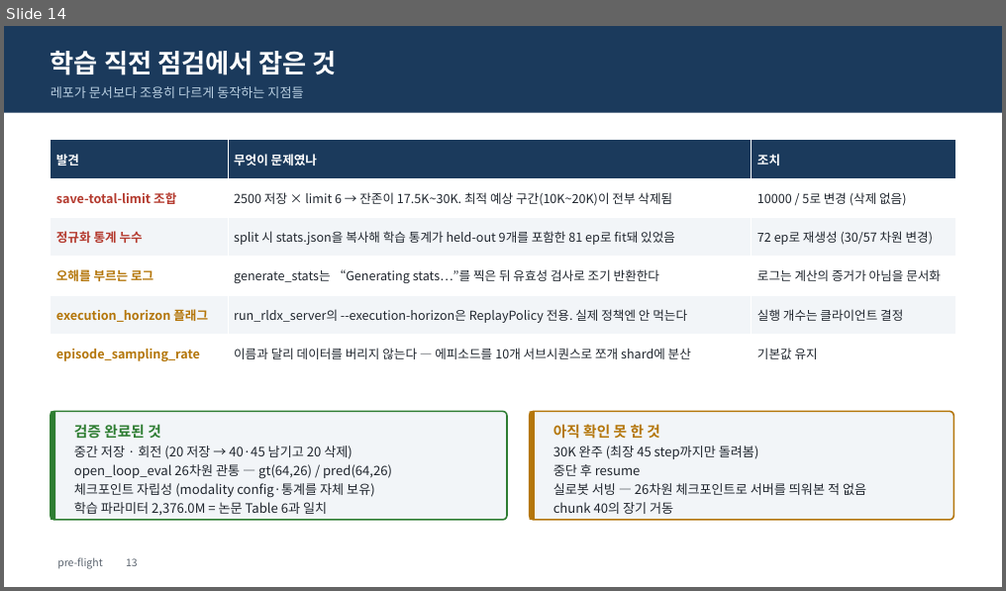
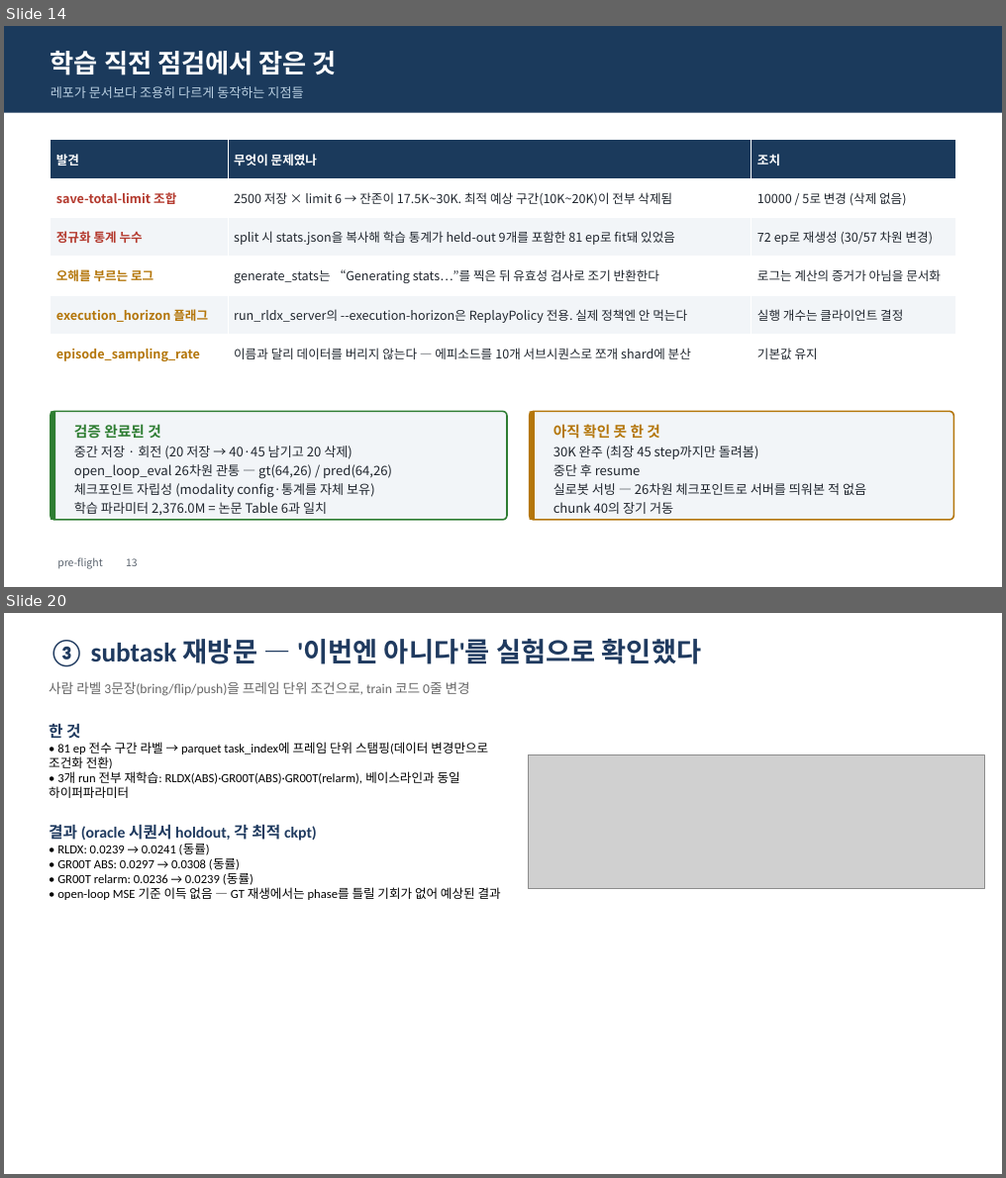
Before and after one commit to KimDoYoung1997/RLDX-1, a slide deck: FFW-SH5-0826-finetune-briefing.pptx. Shown one above the other, each under a label of ours: slide 14 before the commit, slides 14 and 20 after it; the slides between them are not shown. The pictures are 1006x591 and 1006x1178 pixels, drawn with LibreOffice and Linux fonts; fonts in the diff are those of the drawing; grey boxes stand for pictures. Boxes give left, top, right and bottom in pixels: in the first picture for what was removed or moved away, otherwise in the second. Text is boxed around its words. In the diff, an @@ line names an element or a change of style, - is before the commit and + after.

```diff
--- a/FFW-SH5-0826-finetune-briefing.pptx
+++ b/FFW-SH5-0826-finetune-briefing.pptx
@@ slide 20 added at (x1=4, y1=613, x2=1002, y2=1174), background #FFFFFF @@
@@ text added at (x1=49, y1=639, x2=701, y2=667), 26 pt, text #1F3A5F, bold @@
+③ subtask 재방문 — '이번엔 아니다'를 실험으로 확인했다
@@ text added at (x1=49, y1=681, x2=470, y2=696), 13 pt, text #666666 @@
+사람 라벨 3문장(bring/flip/push)을 프레임 단위 조건으로, train 코드 0줄 변경
@@ text added at (x1=49, y1=723, x2=501, y2=900), 12 pt, text #000000 @@
+한 것
+• 81 ep 전수 구간 라벨 → parquet task_index에 프레임 단위 스탬핑(데이터 변경만으로 조건화 전환)
+• 3개 run 전부 재학습: RLDX(ABS)·GR00T(ABS)·GR00T(relarm), 베이스라인과 동일 하이퍼파라미터
+결과 (oracle 시퀀서 holdout, 각 최적 ckpt)
+• RLDX: 0.0239 → 0.0241 (동률)
+• GR00T ABS: 0.0297 → 0.0308 (동률)
+• GR00T relarm: 0.0236 → 0.0239 (동률)
+• open-loop MSE 기준 이득 없음 — GT 재생에서는 phase를 틀릴 기회가 없어 예상된 결과
@@ picture added at (x1=528, y1=756, x2=985, y2=888) @@
```
Also in this commit, not shown: 5 slides changed, 5 other slides added, 1 slide removed, 3 other files.
